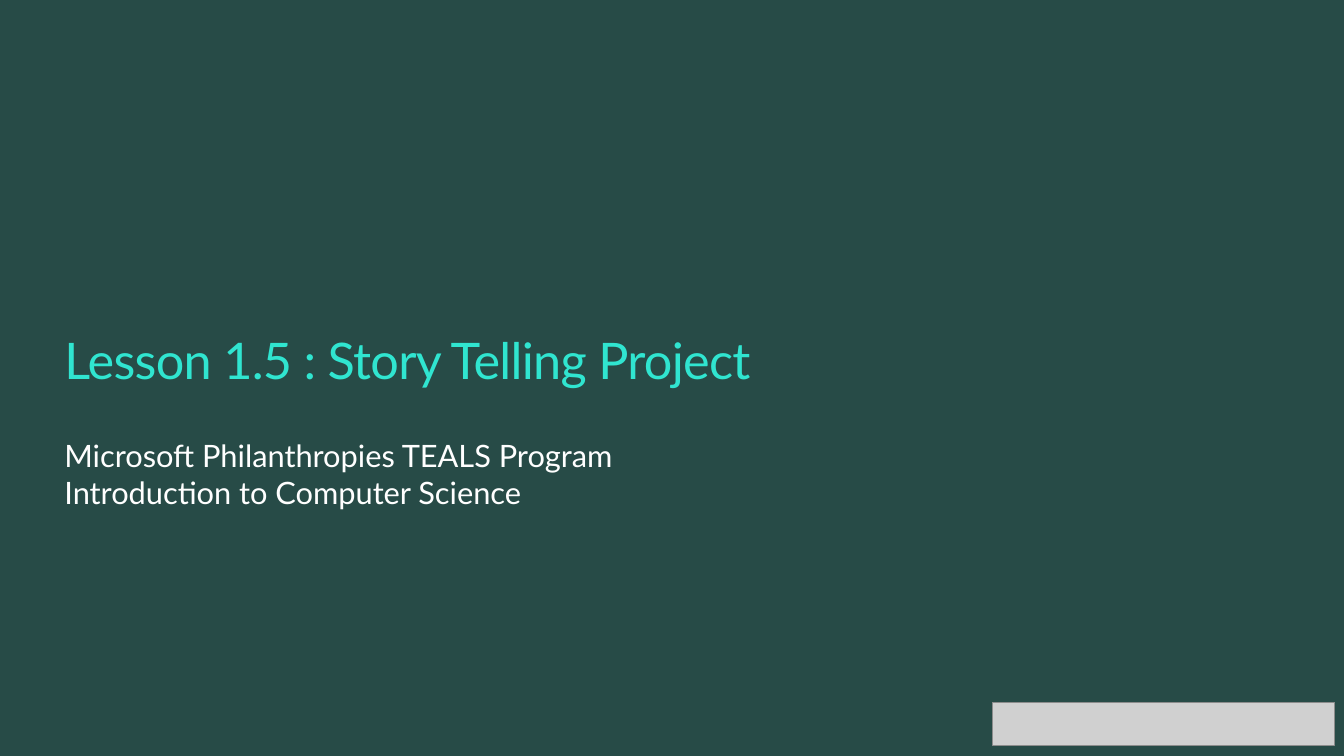
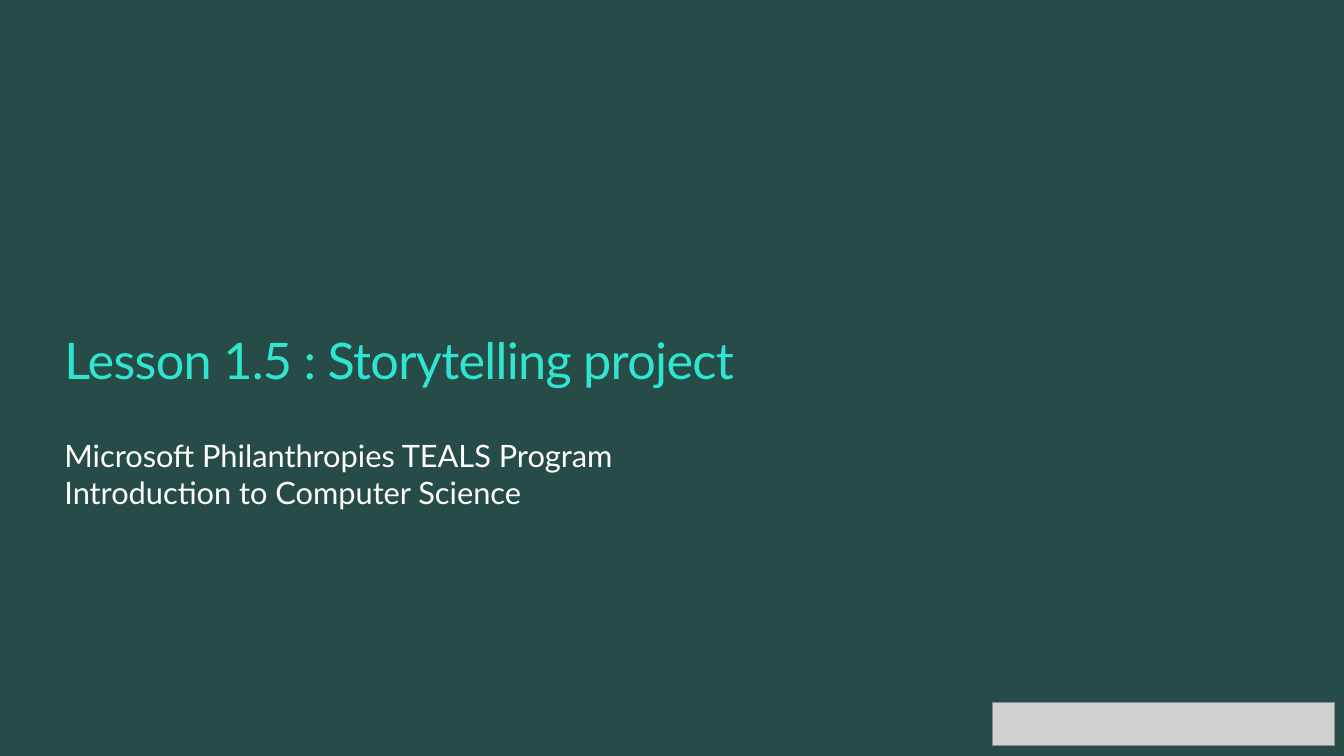
Before and after one commit to TEALSK12/introduction-to-computer-science, a slide deck: slide 1 of slidedecks/TEALS SNAP 1.5.pptx. Drawn at 1344x756 pixels with LibreOffice and Linux fonts; fonts in the diff are those of the drawing; grey boxes stand for pictures; background and template pictures are left out. Boxes give left, top, right and bottom in pixels: in the first picture for what was removed or moved away, otherwise in the second. Text is boxed around its words. In the diff, an @@ line names an element or a change of style, - is before the commit and + after.

```diff
--- a/slidedecks/TEALS SNAP 1.5.pptx
+++ b/slidedecks/TEALS SNAP 1.5.pptx
@@ title at [64, 342, 734, 388]: text changed @@
-Lesson 1.5 : Story Telling Project
+Lesson 1.5 : Storytelling project
```
Also in this commit, not shown: 2 other slides changed, 1 slide added, 2 slides removed, 11 other files.
